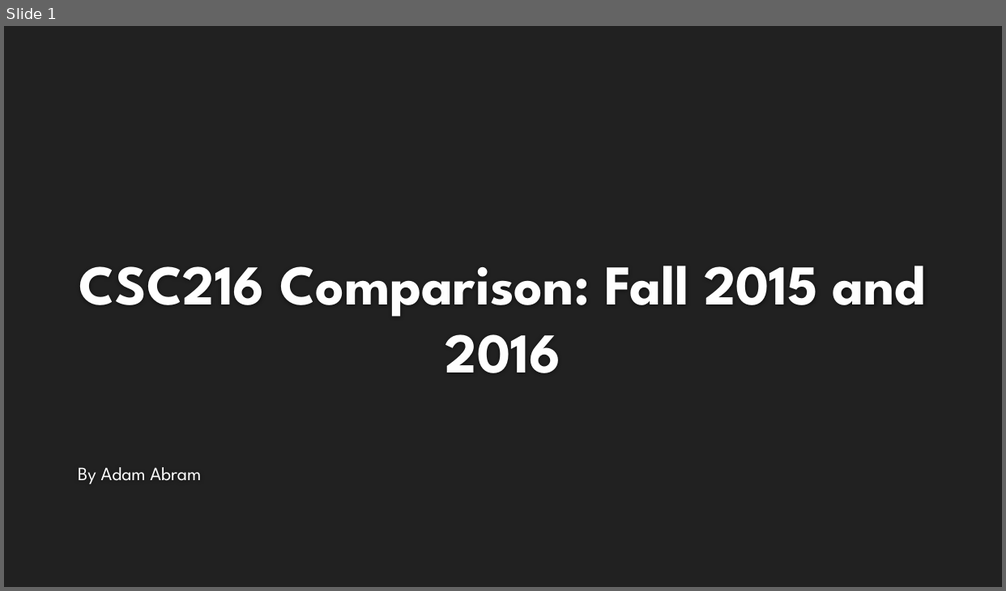
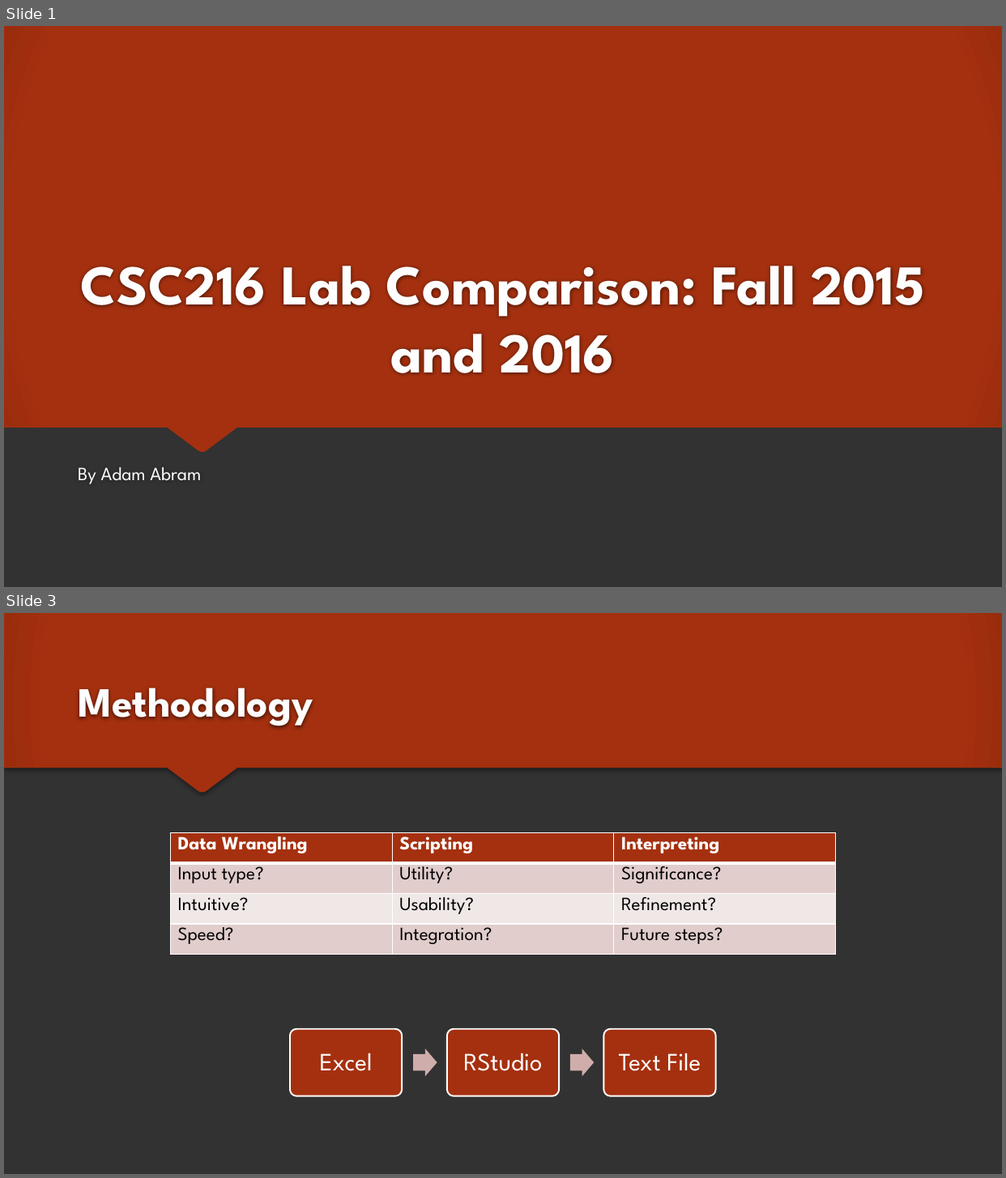
Before and after one commit to adamAbram/reu, a slide deck: CSC216 Comparison.pptx. Shown one above the other, each under a label of ours: slide 1 before the commit, slides 1 and 3 after it; the slides between them are not shown. The pictures are 1006x591 and 1006x1178 pixels, drawn with LibreOffice and Linux fonts; fonts in the diff are those of the drawing; background and template pictures are left out. Boxes give left, top, right and bottom in pixels: in the first picture for what was removed or moved away, otherwise in the second. Text is boxed around its words. In the diff, an @@ line names an element or a change of style, - is before the commit and + after.

```diff
--- a/CSC216 Comparison.pptx
+++ b/CSC216 Comparison.pptx
@@ slide 3 added at [4, 613, 1002, 1174], background #323232 @@
@@ freeform shape added at [4, 613, 1002, 792], fill gradient #A5300F to #9A2D0E, outline #A5300F 0.79 pt @@
@@ title added at [78, 688, 313, 728], 40 pt, text #FEFEFE, bold @@
+Methodology
@@ table added at [170, 833, 835, 954], 4 rows, 3 columns @@
+Data Wrangling | Scripting | Interpreting
+Input type? | Utility? | Significance?
+Intuitive? | Usability? | Refinement?
+Speed? | Integration? | Future steps?
@@ freeform shape added at [290, 1029, 403, 1097], fill #A5300F, outline #FFFFFF 1.5 pt, 24 pt, text #FFFFFF @@
+Excel
@@ freeform shape added at [414, 1049, 437, 1076], fill #CFAEAB @@
@@ freeform shape added at [447, 1029, 560, 1097], fill #A5300F, outline #FFFFFF 1.5 pt, 24 pt, text #FFFFFF @@
+RStudio
@@ freeform shape added at [570, 1049, 594, 1076], fill #CFAEAB @@
@@ freeform shape added at [603, 1029, 716, 1097], fill #A5300F, outline #FFFFFF 1.5 pt, 24 pt, text #FFFFFF @@
+Text File
@@ slide 1 changed as well @@
@@ background #212121 to #323232 @@
@@ freeform shape added at [4, 26, 1002, 452], fill gradient #A5300F to #9A2D0E, outline #A5300F 0.79 pt @@
@@ title at [81, 266, 924, 374]: text changed @@
-CSC216 Comparison: Fall 2015 and 2016
+CSC216 Lab Comparison: Fall 2015 and 2016
```
Also in this commit, not shown: 4 other slides changed, 2 slides removed, 2 other files.
